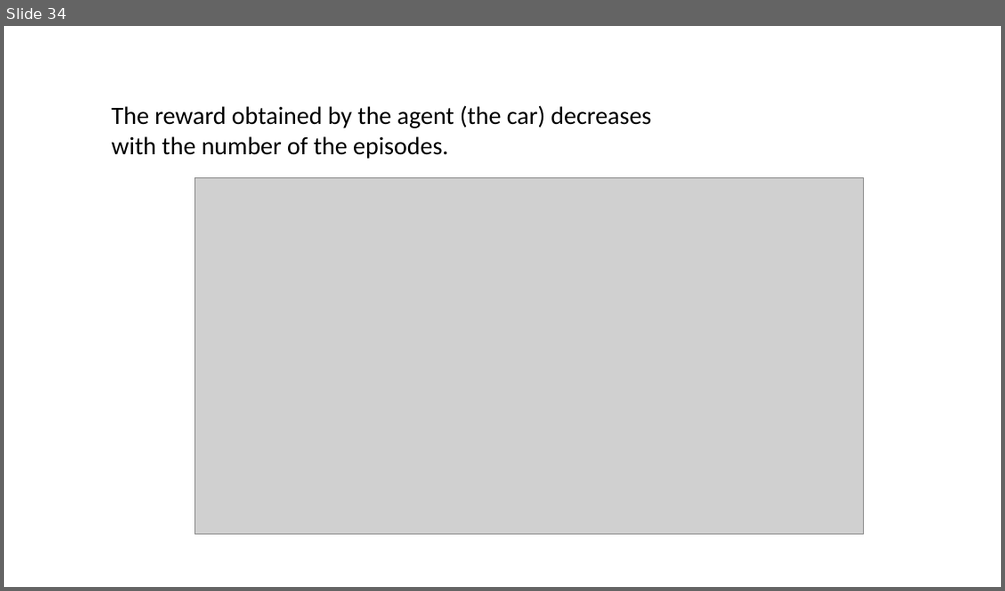
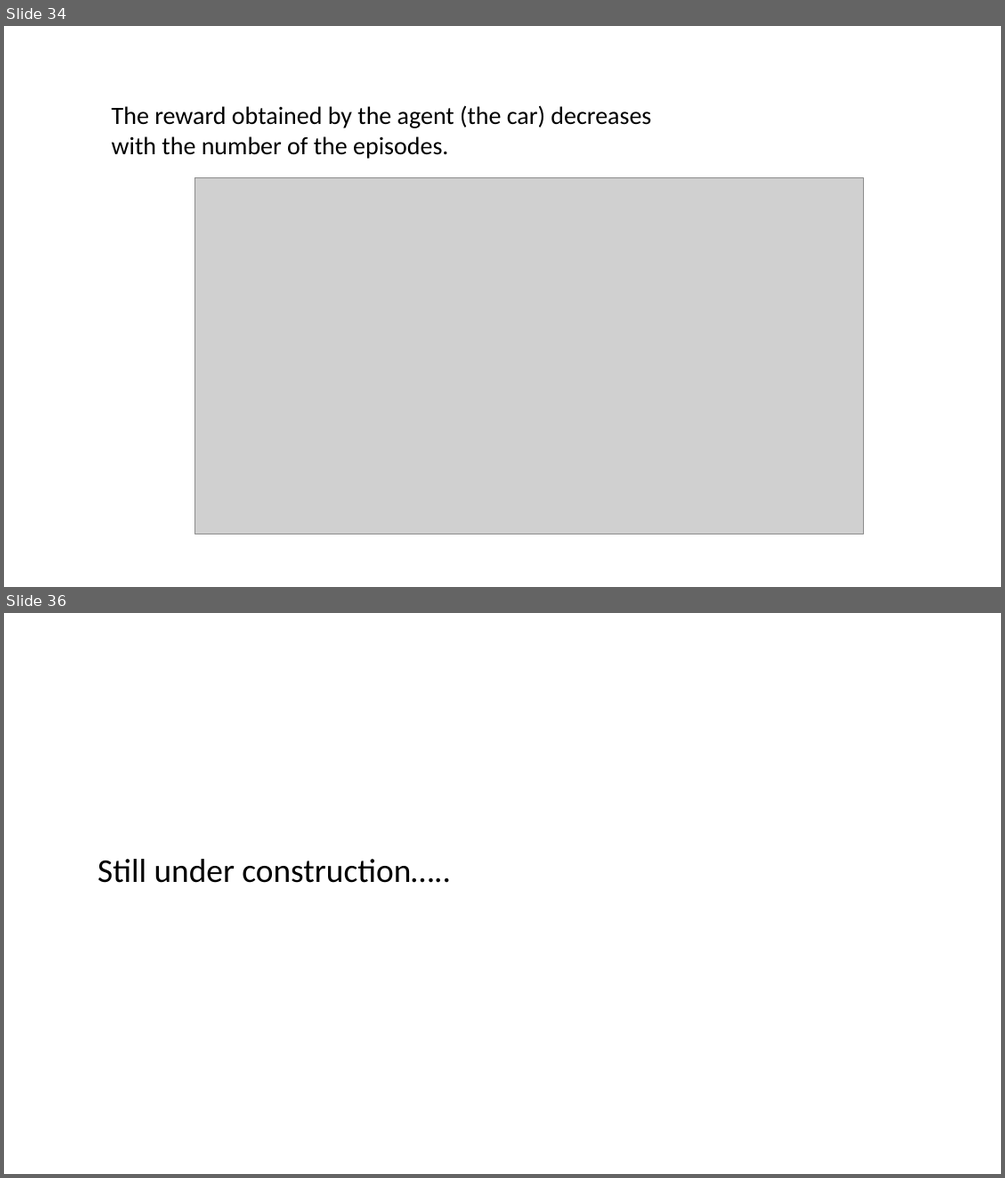
Before and after one commit to mpiffari/ReinforcementLearning2019, a slide deck: Presentation/SDU_SummerSchool_Presentation.pptx. Shown one above the other, each under a label of ours: slide 34 before the commit, slides 34 and 36 after it; the slides between them are not shown. The pictures are 1005x591 and 1005x1178 pixels, drawn with LibreOffice and Linux fonts; fonts in the diff are those of the drawing; grey boxes stand for pictures. Boxes give left, top, right and bottom in pixels: in the first picture for what was removed or moved away, otherwise in the second. Text is boxed around its words. In the diff, an @@ line names an element or a change of style, - is before the commit and + after.

```diff
--- a/Presentation/SDU_SummerSchool_Presentation.pptx
+++ b/Presentation/SDU_SummerSchool_Presentation.pptx
@@ slide 36 added at <box>4,613,1001,1174</box>, background #FFFFFF @@
@@ text added at <box>97,859,451,883</box>, 32 pt, text #000000 @@
+Still under construction…..
```
Also in this commit, not shown: 2 other slides added, 9 other files.
